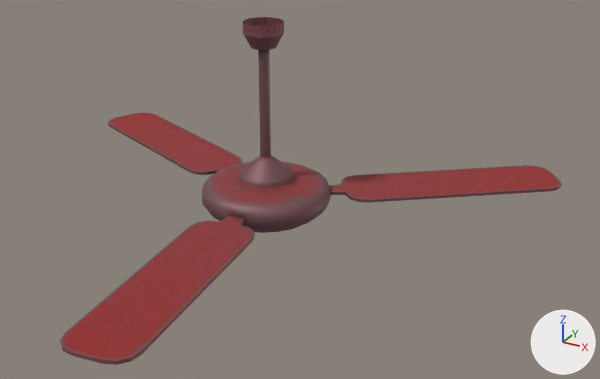
Before and after pictures for a commit that changed the glTF model ceiling_fan.glb.
The view is the same before and after, from a 50 mm lens placed at (1.032, -1.552, 3.423), pointed at (0.094, 0.153, 2.57). Lighting does not change. The marker at lower right points along +X, +Y and +Z. The first picture is the older version. Where no turn or scale is listed for an object, it has been applied to the vertices.

Objects in the first picture: 'polySurface563_ceilingh_fan_0', 'polySurface565_ceilingh_fan_0', 'polySurface566_ceilingh_fan_0', 'polySurface567_ceilingh_fan_0', 'polySurface568_ceilingh_fan_0'.
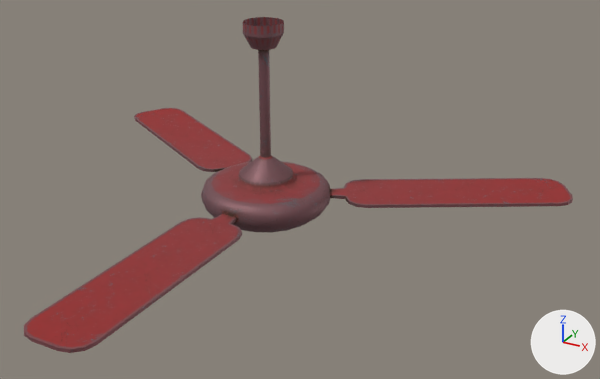
ob_rotate is not drawn itself; it is the parent of ob_polysurface565, ob_polysurface566, ob_polysurface563, ob_polysurface567.

Changed parts and their boxes [x1, y1, x2, y2] in the pictures (600 x 379 px):
```json
{"object": "polySurface565_ceilingh_fan_0", "change": "turned", "before": [60, 216, 255, 365], "after": [24, 214, 242, 353]}
{"object": "polySurface566_ceilingh_fan_0", "change": "turned", "before": [329, 165, 561, 203], "after": [330, 178, 573, 208]}
{"object": "polySurface567_ceilingh_fan_0", "change": "turned", "before": [202, 155, 331, 233], "after": [201, 155, 330, 233]}
{"object": "polySurface563_ceilingh_fan_0", "change": "turned", "before": [108, 112, 242, 175], "after": [134, 108, 252, 172]}
```

Edits to the scene script, one JSON object a line:
```json
{"op": "set", "path": "ob_rotate.rotation_euler", "old": "(0.0, 0.0, 0.126)", "new": "(0.0, 0.0, 0.0)", "note": "degrees (0, 0, 7.2) -> degrees (0, 0, 0)"}
```
